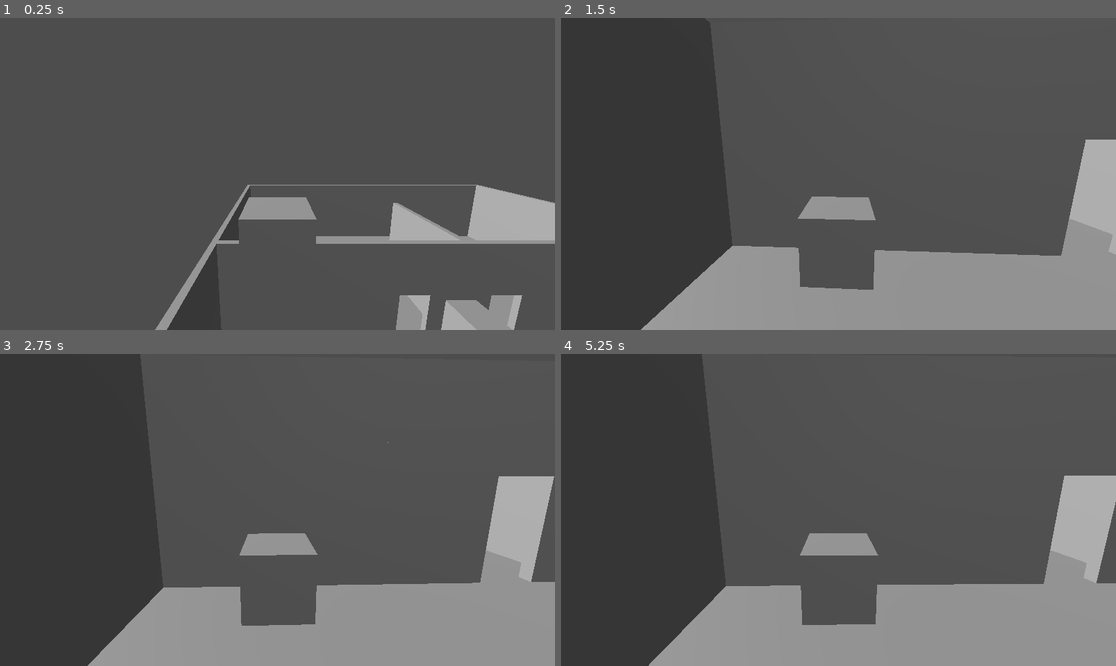
Above: before the commit, frames 1-4 (two rows, left to right).
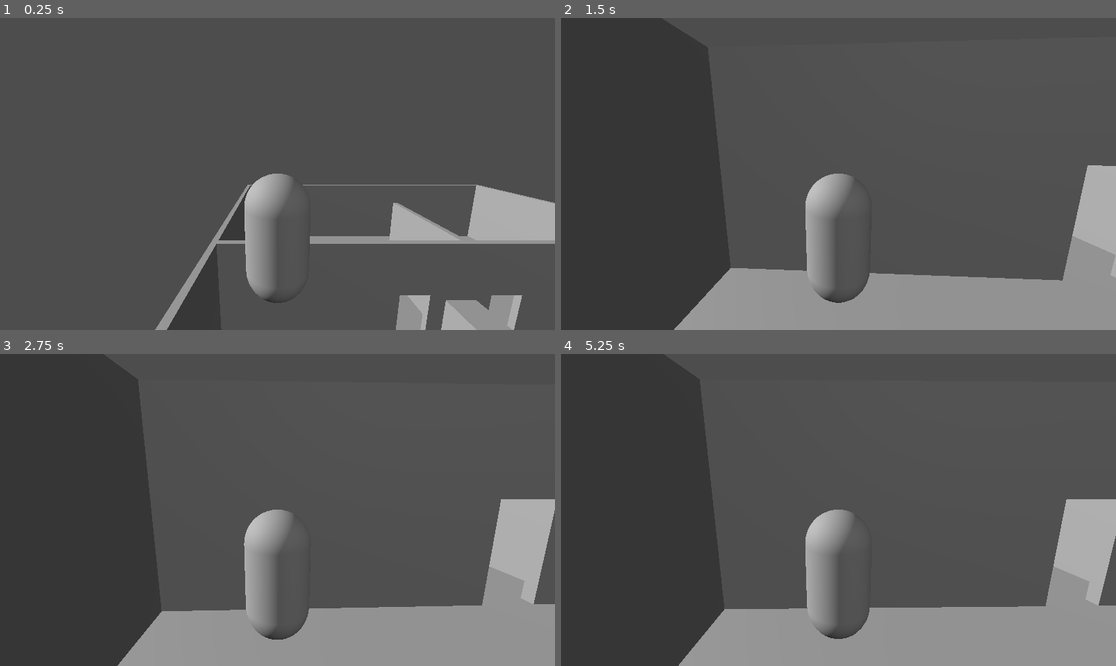
Above: after the commit, the same moments.

Repository: larcomicious/GDEV30
Game: Godot game, scene res://level.tscn
Same seed, same stepped clock (60 frames per second), same inputs: the game is played once before the commit and once after it.
Inputs (mouse positions are in pixels of both pictures, inside the frame that each line leads up to):
- Up to frame 1 (0.25 s): no input
- Up to frame 2 (1.5 s): move the mouse to (866, 174) at 0.52 s; hold W (move_forward) from 0.53 s (still down); move the mouse to (810, 174) at 1.27 s
- Up to frame 3 (2.75 s): keep holding W (move_forward); tap Enter at 2 s; move the mouse to (288, 503) at 2.02 s
- Up to frame 4 (5.25 s): keep holding W (move_forward); tap Space at 2.75, 4.25 s; move the mouse to (832, 516) at 2.77 s; tap Enter at 3.5, 5 s; move the mouse to (877, 513) at 3.52 s; move the mouse to (794, 506) at 4.27 s; move the mouse to (844, 510) at 5.02 s

The runs differ from the first frame. In frame 1, 2.2% of the frame differs, in the area x 42-58%, y 49-92%; in frame 2, 8.5%; in frame 3, 9.0%, in the area x 15-100%, y 28-100%; in frame 4, 8.9%.

Commit message:
Altered Player collision shape

Diff:
--- a/player.tscn
+++ b/player.tscn
@@ -2,20 +2,21 @@
 
 [ext_resource type="Script" path="res://Player.gd" id="1_ckhcr"]
 
-[sub_resource type="BoxMesh" id="BoxMesh_vx66p"]
+[sub_resource type="CapsuleMesh" id="CapsuleMesh_4dltv"]
 
-[sub_resource type="ConvexPolygonShape3D" id="ConvexPolygonShape3D_fnfvr"]
-points = PackedVector3Array(0.5, 0.5, 0.5, 0.5, 0.5, -0.5, -0.5, 0.5, 0.5, 0.5, -0.5, 0.5, 0.5, -0.5, -0.5, -0.5, 0.5, -0.5, -0.5, -0.5, 0.5, -0.5, -0.5, -0.5)
+[sub_resource type="CapsuleShape3D" id="CapsuleShape3D_26r5x"]
+radius = 0.4
+height = 1.8
 
 [node name="Player" type="RigidBody3D"]
 lock_rotation = true
 script = ExtResource("1_ckhcr")
 
 [node name="Mesh" type="MeshInstance3D" parent="."]
-mesh = SubResource("BoxMesh_vx66p")
+mesh = SubResource("CapsuleMesh_4dltv")
 
 [node name="CollisionShape3D" type="CollisionShape3D" parent="."]
-shape = SubResource("ConvexPolygonShape3D_fnfvr")
+shape = SubResource("CapsuleShape3D_26r5x")
 
 [node name="TwistPivot" type="Node3D" parent="."]
 transform = Transform3D(1, 0, 0, 0, 1, 0, 0, 0, 1, 0, 1, 0)
